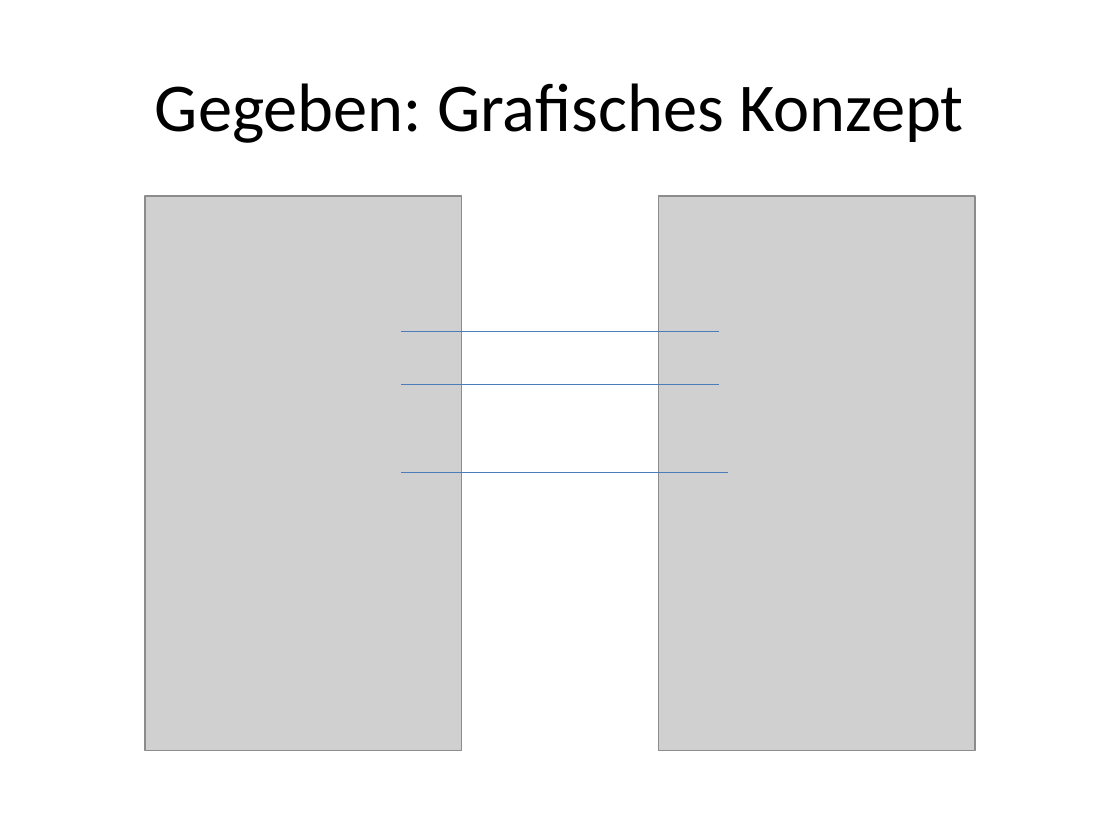
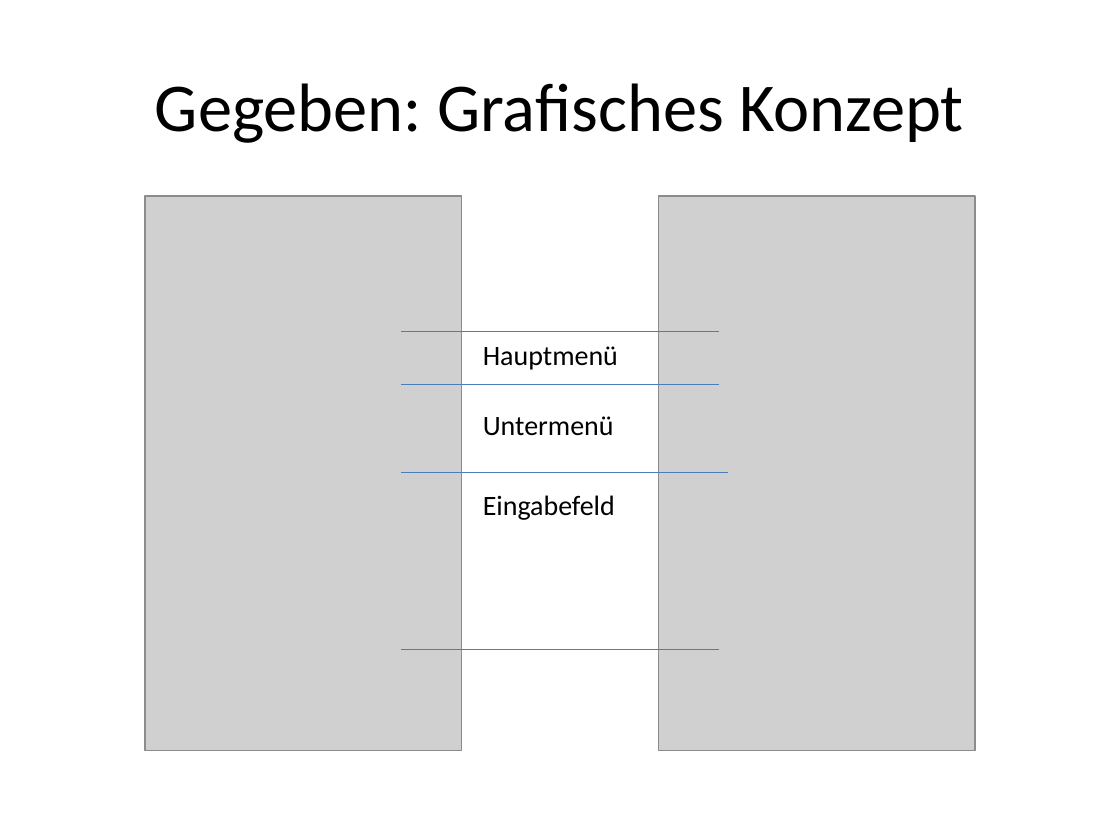
Before and after one commit to janhelmle/weiterbildung_fachinformatiker_ihk_projektantrag, a slide deck: slide 5 of praesentation/Projektpräsentation.pptx. Drawn at 1120x840 pixels with LibreOffice and Linux fonts; fonts in the diff are those of the drawing; grey boxes stand for pictures. Boxes give left, top, right and bottom in pixels: in the first picture for what was removed or moved away, otherwise in the second. Text is boxed around its words. In the diff, an @@ line names an element or a change of style, - is before the commit and + after.

```diff
--- a/praesentation/Projektpräsentation.pptx
+++ b/praesentation/Projektpräsentation.pptx
@@ text added at (483, 346, 618, 370), 18 pt, text #000000 @@
+Hauptmenü
@@ text added at (483, 416, 614, 436), 18 pt, text #000000 @@
+Untermenü
@@ text added at (483, 495, 615, 520), 18 pt, text #000000 @@
+Eingabefeld
@@ line added from (401, 650) to (719, 650), #4B7EBC 0.75 pt @@
```
Also in this commit, not shown: 1 other slide changed.
